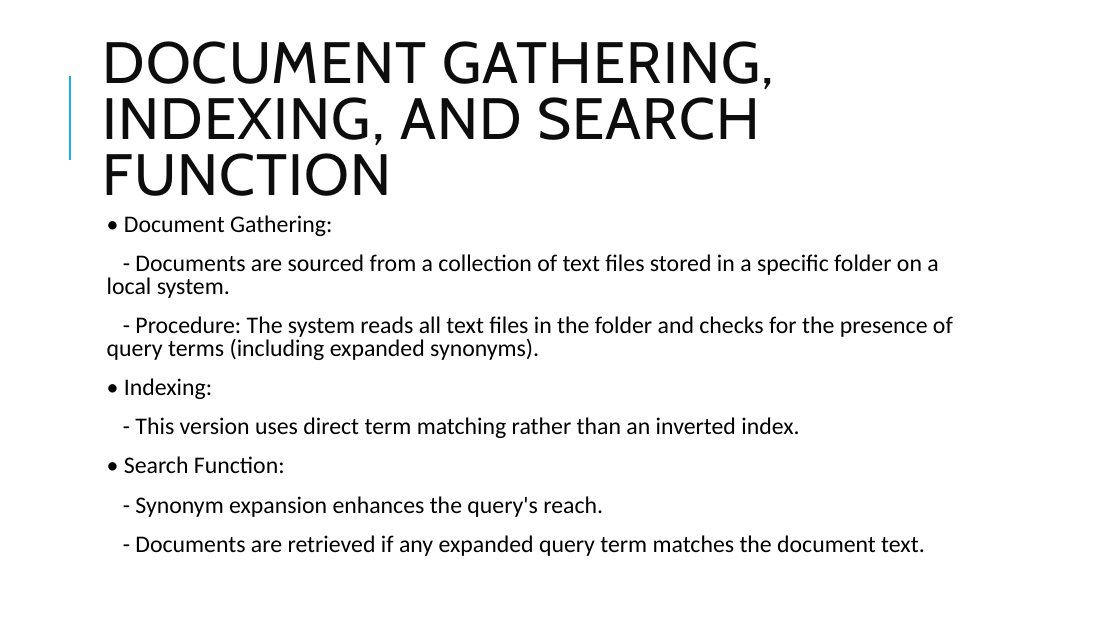
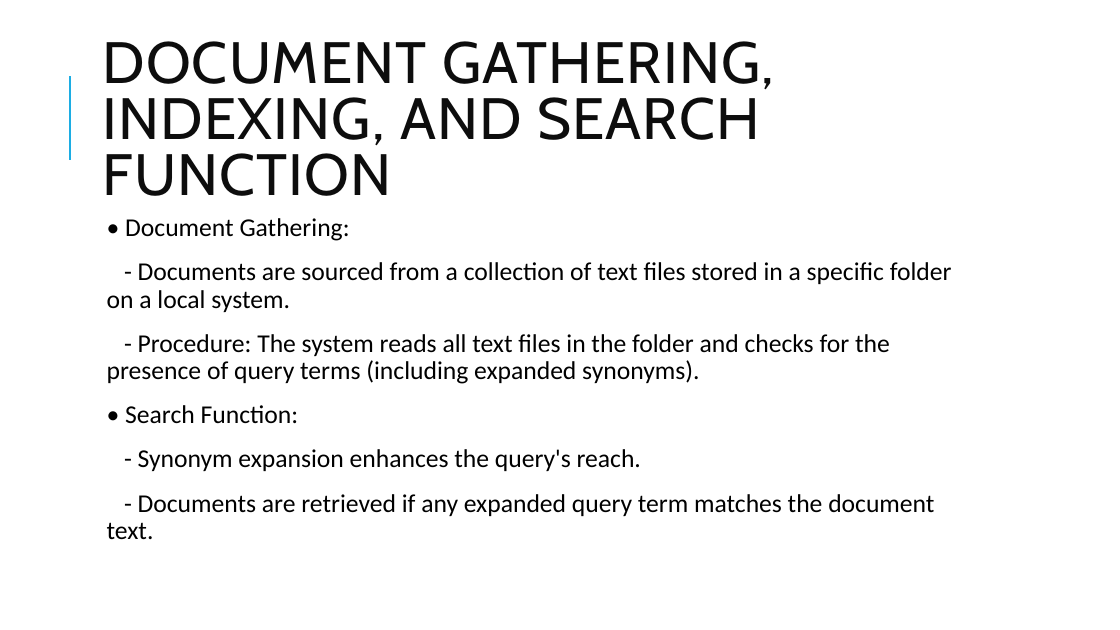
Before and after one commit to malikkusman/Information-Retrieval-Fall-2024, a slide deck: slide 3 of Assignment 6/Information Retrieval System Using Neural Networks.pptx. Drawn at 1120x630 pixels with LibreOffice and Linux fonts; fonts in the diff are those of the drawing. Boxes give left, top, right and bottom in pixels: in the first picture for what was removed or moved away, otherwise in the second. Text is boxed around its words. In the diff, an @@ line names an element or a change of style, - is before the commit and + after.

```diff
--- a/Assignment 6/Information Retrieval System Using Neural Networks.pptx
+++ b/Assignment 6/Information Retrieval System Using Neural Networks.pptx
@@ text "• Document Gathering:" at (x1=107, y1=218, x2=952, y2=539): size 20.4 to 22 pt; line spacing 0.8 to 0.9 @@
@@ text at (x1=124, y1=378, x2=799, y2=438): paragraphs removed @@
-  • Indexing:
-  - This version uses direct term matching rather than an inverted index.
```
Also in this commit, not shown: 45 other files.
